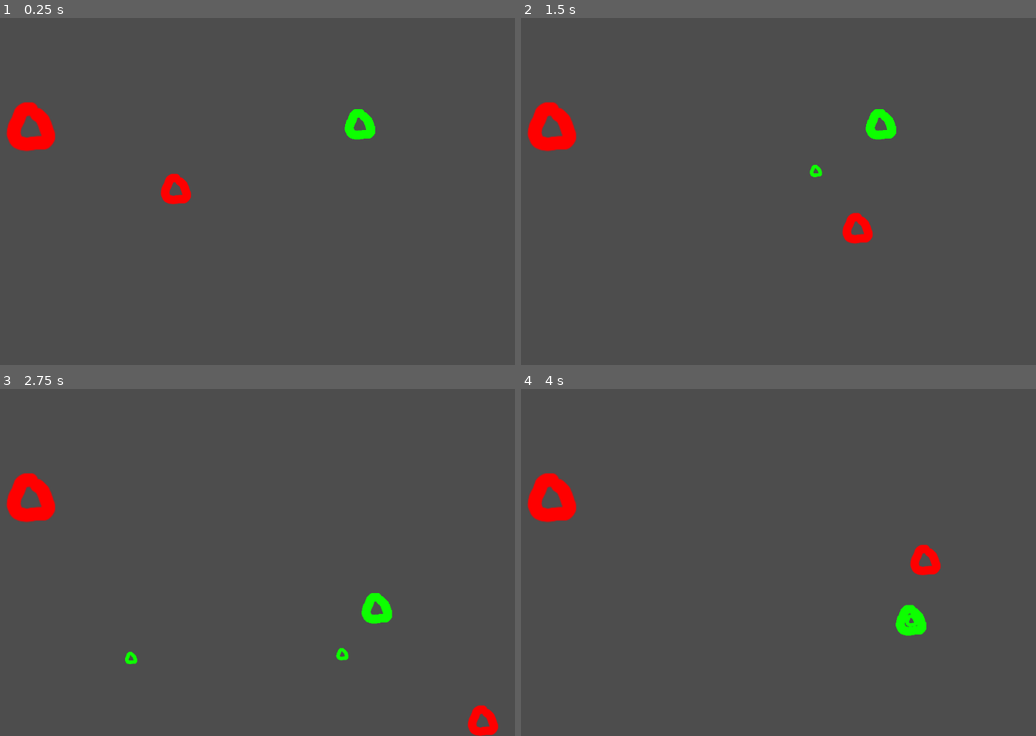
Above: before the commit, frames 1-4 (two rows, left to right).
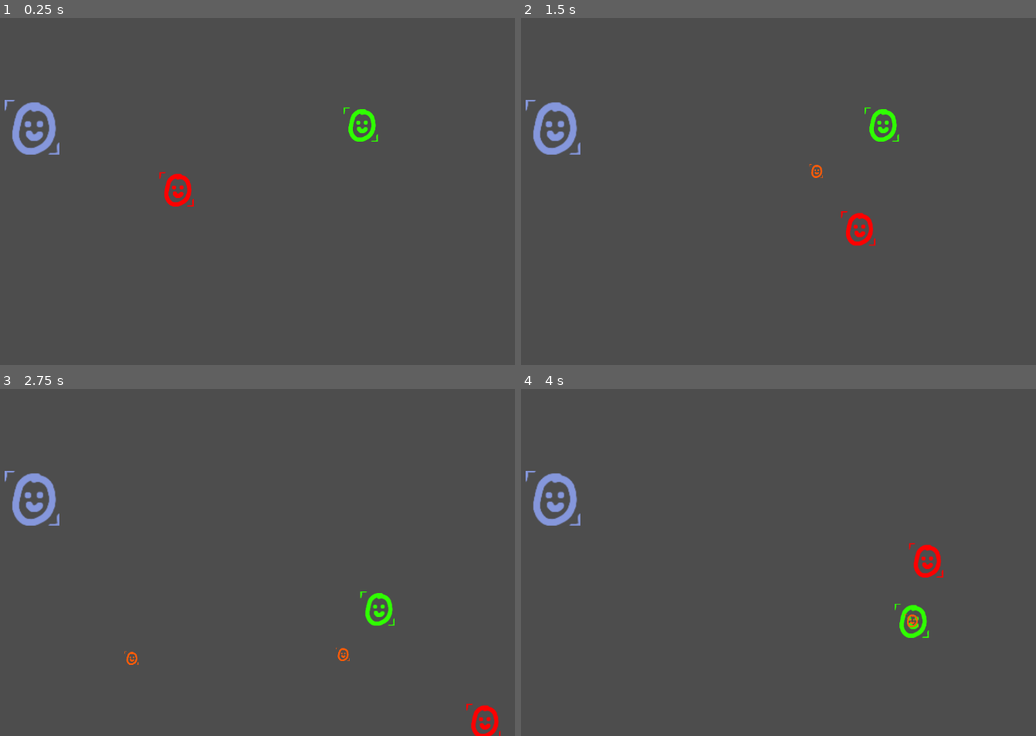
Above: after the commit, the same moments.

Repository: jaymehta-g/tower-game
Game: Godot game, scene res://level/test/devroom.tscn
Two runs of this game, one before a commit and one after it. Both use one fixed random seed, a clock stepped at 60 frames per second and the inputs below.
Inputs:
- Up to frame 1 (0.25 s): no input
- Up to frame 2 (1.5 s): tap Enter at 0.5 s; hold Right (ui_right) 0.53-1.28 s; hold Down (ui_down) from 1.28 s (still down)
- Up to frame 3 (2.75 s): release Down (ui_down) at 2.03 s; hold Right (ui_right) from 2.03 s (still down)
- Up to frame 4 (4 s): release Right (ui_right) at 2.78 s; hold Up (ui_up) 2.78-3.53 s; hold Left (ui_left) from 3.53 s (still down)

The runs differ from the first frame. In frame 1, 1.9% of the frame differs, in the area x 0-74%, y 23-55%; in frame 2, 2.0%; in frame 3, 2.1%, in the area x 0-98%, y 23-100%; in frame 4, 2.0%.

Commit message:
various unrelated changes lmao

Diff:
--- a/cmp/vision/vision.gd
+++ b/cmp/vision/vision.gd
@@ -1,8 +1,9 @@
 extends Area2D
+class_name Vision
 
 @export var detect_group: Groups.Names
 
-signal target_enterred()
+signal target_entered
 
 @onready var parent: Node2D = get_parent()
 
@@ -31,4 +32,4 @@
 	pass
 
 func _on_body_entered(body: Node2D) -> void:
-	if body.is_in_group(Groups.group_name(detect_group)): target_enterred.emit()
+	if body.is_in_group(Groups.group_name(detect_group)): target_entered.emit()
--- a/entity/bullet/bullet.tscn
+++ b/entity/bullet/bullet.tscn
@@ -1,7 +1,7 @@
 [gd_scene load_steps=4 format=3 uid="uid://426yef3cr6ni"]
 
 [ext_resource type="Script" path="res://entity/bullet/bullet.gd" id="1_mx5xw"]
-[ext_resource type="Texture2D" uid="uid://stwjfkug0a14" path="res://entity/enemy/basic/proart.png" id="1_pvoxo"]
+[ext_resource type="Texture2D" uid="uid://dejpw4wkoqys2" path="res://entity/player/proart.png" id="2_b7t74"]
 
 [sub_resource type="CircleShape2D" id="CircleShape2D_nuh1m"]
 radius = 10.4403
@@ -16,7 +16,7 @@
 
 [node name="Sprite2D" type="Sprite2D" parent="."]
 scale = Vector2(0.4, 0.4)
-texture = ExtResource("1_pvoxo")
+texture = ExtResource("2_b7t74")
 
 [node name="ExpireTimer" type="Timer" parent="."]
 wait_time = 10.0
--- a/entity/bullet/subscenes/enemy_bullet.tscn
+++ b/entity/bullet/subscenes/enemy_bullet.tscn
@@ -3,3 +3,6 @@
 [ext_resource type="PackedScene" uid="uid://426yef3cr6ni" path="res://entity/bullet/bullet.tscn" id="1_idq4m"]
 
 [node name="Bullet" groups=["enemy-hurtful"] instance=ExtResource("1_idq4m")]
+
+[node name="Sprite2D" parent="." index="1"]
+modulate = Color(1, 0.360784, 0.0313726, 1)
--- a/entity/enemy/basic/enemy.gd
+++ b/entity/enemy/basic/enemy.gd
@@ -2,8 +2,9 @@
 
 @export var bullet_tscn: PackedScene
 @onready var hurtbox: Hurtbox = $Hurtbox
+@onready var vision: Vision = $Vision
 
-var player_target: Player
+var player_target: Player # Nullable
 var move_speed: float = 200
 var avoid_distance: float = 250
 var health := 10
@@ -15,6 +16,7 @@
 			if health <= 0:
 				queue_free()
 	)
+	vision.target_entered.connect(_on_sight_body_entered)
 
 func _process(delta: float) -> void:
 	if not player_target: return
@@ -31,10 +33,8 @@
 func _physics_process(delta: float) -> void:
 	move_and_slide()
 
-func _on_sight_body_entered(body: Node2D) -> void:
-	if player_target or not body.is_in_group(&"player"): return
-	print_debug("!")
-	player_target = body
+func _on_sight_body_entered() -> void:
+	player_target = vision.get_closest_target()
 
 func _on_shoot_timer_timeout() -> void:
 	if not player_target: return
--- a/entity/enemy/basic/enemy.tscn
+++ b/entity/enemy/basic/enemy.tscn
@@ -1,18 +1,19 @@
-[gd_scene load_steps=8 format=3 uid="uid://daae1kskyxk0r"]
+[gd_scene load_steps=9 format=3 uid="uid://daae1kskyxk0r"]
 
 [ext_resource type="Script" path="res://entity/enemy/basic/enemy.gd" id="1_qge0a"]
 [ext_resource type="PackedScene" uid="uid://co536fd8qc4eh" path="res://entity/bullet/subscenes/enemy_bullet.tscn" id="2_ohyf8"]
-[ext_resource type="Texture2D" uid="uid://stwjfkug0a14" path="res://entity/enemy/basic/proart.png" id="2_q75sc"]
+[ext_resource type="Texture2D" uid="uid://dejpw4wkoqys2" path="res://entity/player/proart.png" id="3_5q4xn"]
 [ext_resource type="PackedScene" uid="uid://bcq4vbl84f0q6" path="res://cmp/hurtbox/Hurtbox.tscn" id="4_vnybk"]
+[ext_resource type="PackedScene" uid="uid://1bwfi1jxx0us" path="res://cmp/vision/vision.tscn" id="5_1o6g4"]
 
 [sub_resource type="CircleShape2D" id="CircleShape2D_8q58f"]
 radius = 31.0483
 
+[sub_resource type="CircleShape2D" id="CircleShape2D_csr00"]
+radius = 42.107
+
 [sub_resource type="CircleShape2D" id="CircleShape2D_sqqgh"]
 radius = 188.13
-
-[sub_resource type="CircleShape2D" id="CircleShape2D_csr00"]
-radius = 42.107
 
 [node name="Enemy" type="CharacterBody2D" groups=["enemy"]]
 position = Vector2(864, 199)
@@ -22,18 +23,11 @@
 bullet_tscn = ExtResource("2_ohyf8")
 
 [node name="Sprite2D" type="Sprite2D" parent="."]
-texture = ExtResource("2_q75sc")
+modulate = Color(0.184314, 1, 0, 1)
+texture = ExtResource("3_5q4xn")
 
 [node name="CollisionShape2D" type="CollisionShape2D" parent="."]
 shape = SubResource("CircleShape2D_8q58f")
-
-[node name="Vision" type="Area2D" parent="."]
-collision_layer = 0
-collision_mask = 2
-
-[node name="CollisionShape2D" type="CollisionShape2D" parent="Vision"]
-shape = SubResource("CircleShape2D_sqqgh")
-debug_color = Color(1, 1, 1, 0.0352941)
 
 [node name="ShootTimer" type="Timer" parent="."]
 autostart = true
@@ -45,5 +39,11 @@
 shape = SubResource("CircleShape2D_csr00")
 debug_color = Color(0.972549, 0.133333, 0.25098, 0.419608)
 
-[connection signal="body_entered" from="Vision" to="." method="_on_sight_body_entered"]
+[node name="Vision" parent="." instance=ExtResource("5_1o6g4")]
+collision_mask = 2
+
+[node name="CollisionShape2D" type="CollisionShape2D" parent="Vision"]
+shape = SubResource("CircleShape2D_sqqgh")
+debug_color = Color(1, 1, 1, 0.0784314)
+
 [connection signal="timeout" from="ShootTimer" to="." method="_on_shoot_timer_timeout"]
--- a/entity/player/player.tscn
+++ b/entity/player/player.tscn
@@ -22,6 +22,7 @@
 shape = SubResource("RectangleShape2D_bhw4r")
 
 [node name="Pro Art" type="Sprite2D" parent="."]
+modulate = Color(1, 0, 0, 1)
 texture = ExtResource("1_e5gy2")
 
 [node name="Hurtbox" parent="." instance=ExtResource("4_o2irx")]
--- a/entity/tower/tower.gd
+++ b/entity/tower/tower.gd
@@ -2,25 +2,13 @@
 
 @export var bullet_scn: PackedScene
 
-@onready var vision: Area2D = $Vision
+@onready var vision: Vision = $Vision
 @onready var shoot_timer: Timer = $ShootTimer
 
-# Nullable
-func get_closest_seen_enemy() -> Node2D:
-	var bodies := vision.get_overlapping_bodies()
-	var closest: Node2D
-	var best_dist_sq := 99999.9
-	if bodies.size() == 0: return null
-	closest = bodies[0]
-	for body in bodies:
-		if body.position.distance_squared_to(position) < best_dist_sq:
-			closest = body
-	return closest
-
 func _on_shoot_timer_timeout() -> void:
-	var target := get_closest_seen_enemy()
+	var target := vision.get_closest_target() # Nullable
 	if not target:
-		shoot_timer.stop()
+		shoot_timer.one_shot = true
 		return
 	SignalBus.add_to_scene.emit(
 		(bullet_scn.instantiate() as Bullet).init(
@@ -29,6 +17,7 @@
 		)
 	)
 
-func _on_vision_body_entered(body: Node2D) -> void:
+func _on_vision_body_entered() -> void:
+	shoot_timer.one_shot = false
 	if shoot_timer.is_stopped():
 		shoot_timer.start()
--- a/entity/tower/tower.tscn
+++ b/entity/tower/tower.tscn
@@ -6,18 +6,27 @@
 [ext_resource type="PackedScene" uid="uid://1bwfi1jxx0us" path="res://cmp/vision/vision.tscn" id="4_aejkh"]
 [ext_resource type="PackedScene" uid="uid://bcq4vbl84f0q6" path="res://cmp/hurtbox/Hurtbox.tscn" id="4_cyqym"]
 
+[sub_resource type="CircleShape2D" id="CircleShape2D_8wdkf"]
+radius = 251.962
+
 [sub_resource type="CircleShape2D" id="CircleShape2D_ay0p1"]
 radius = 36.4966
 
-[node name="Tower" type="Node2D"]
+[node name="Tower" type="Node2D" groups=["friend"]]
 script = ExtResource("1_yqjif")
 bullet_scn = ExtResource("2_lm7fn")
 
 [node name="Sprite2D" type="Sprite2D" parent="."]
+modulate = Color(0.521569, 0.592157, 0.862745, 1)
 scale = Vector2(1.6, 1.6)
 texture = ExtResource("1_q24dj")
 
 [node name="Vision" parent="." instance=ExtResource("4_aejkh")]
+detect_group = 1
+
+[node name="CollisionShape2D" type="CollisionShape2D" parent="Vision"]
+shape = SubResource("CircleShape2D_8wdkf")
+debug_color = Color(1, 1, 1, 0.0784314)
 
 [node name="ShootTimer" type="Timer" parent="."]
 wait_time = 0.3
@@ -29,4 +38,5 @@
 shape = SubResource("CircleShape2D_ay0p1")
 debug_color = Color(0.976471, 0, 0.423529, 0.419608)
 
+[connection signal="target_entered" from="Vision" to="." method="_on_vision_body_entered"]
 [connection signal="timeout" from="ShootTimer" to="." method="_on_shoot_timer_timeout"]
Binary file changed: entity/player/proart.png
Not shown: 1 places in entity/tower/tower.tscn that only renumber resources
